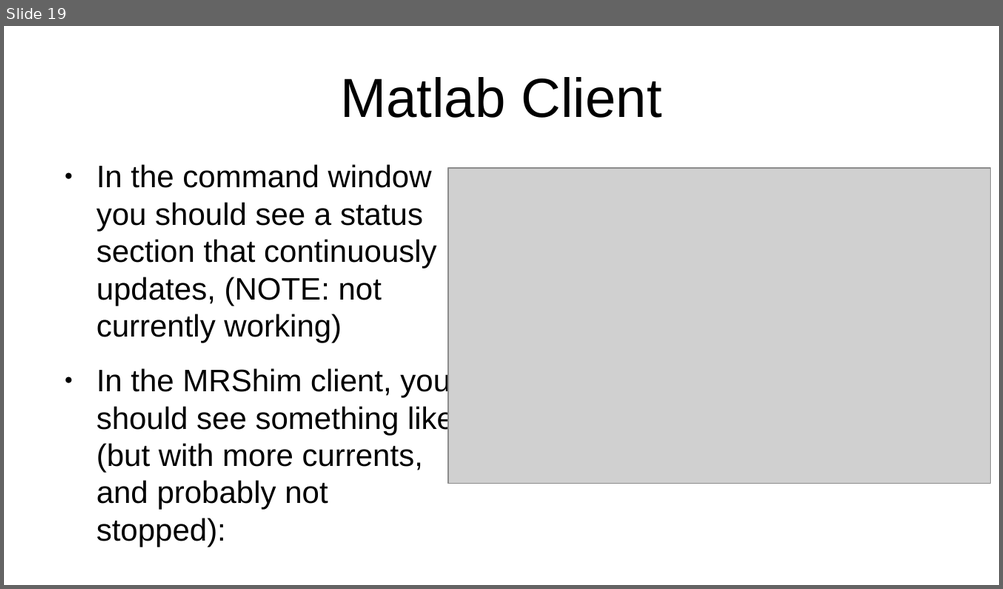
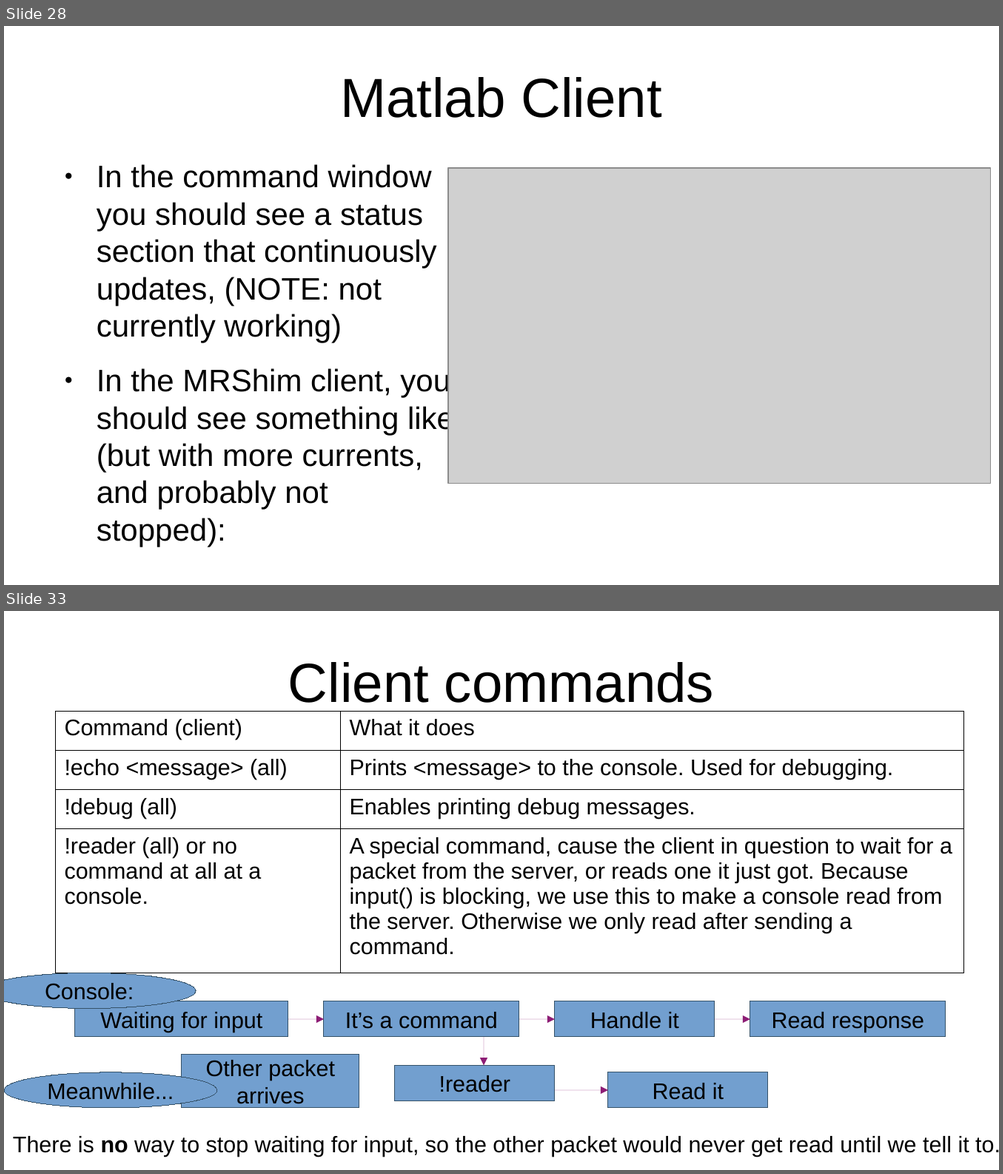
Before and after one commit to seventeenmagpie/skope-mrshim, a slide deck: shimmer/docs/user_guide_with_images.odp. Shown one above the other, each under a label of ours: slide 19 before the commit, slides 28 and 33 after it; the slides between them are not shown. The pictures are 1003x589 and 1003x1174 pixels, drawn with LibreOffice and Linux fonts; fonts in the diff are those of the drawing; grey boxes stand for pictures. Boxes give left, top, right and bottom in pixels: in the first picture for what was removed or moved away, otherwise in the second. Text is boxed around its words. In the diff, an @@ line names an element or a change of style, - is before the commit and + after.

Commit message:
- Fixed a bug where passing no currents to !shim caused a crash, now it    results in zero current across all channels,  - Made many many more documentation,

```diff
--- a/shimmer/docs/user_guide_with_images.odp
+++ b/shimmer/docs/user_guide_with_images.odp
@@ slide 33 added at <box>4,611,999,1170</box>, background #FFFFFF @@
@@ title added at <box>288,662,714,712</box>, 44 pt, text #000000 @@
+Client commands
@@ table added at <box>56,711,965,965</box>, 4 rows, 2 columns @@
+Command (client) | What it does
+!echo <message> (all) | Prints <message> to the console. Used for debugging.
+!debug (all) | Enables printing debug messages.
+!reader (all) or no command at all at a console. | A special command, cause the client in question to wait for a packet from the server, or reads one it just got. Because input() is blocking, we use this to make a console read from the server. Otherwise we only read after sending a command.
@@ ellipse added at <box>4,974,196,1009</box>, fill #729FCF, outline #355269 0 pt, 18 pt, text #000000 @@
+Console:
@@ rectangle added at <box>75,1002,288,1037</box>, fill #729FCF, outline #355269 0 pt, 18 pt, text #000000 @@
+Waiting for input
@@ rectangle added at <box>324,1002,519,1037</box>, fill #729FCF, outline #355269 0 pt, 18 pt, text #000000 @@
+It’s a command
@@ rectangle added at <box>555,1002,714,1037</box>, fill #729FCF, outline #355269 0 pt, 18 pt, text #000000 @@
+Handle it
@@ rectangle added at <box>751,1002,946,1037</box>, fill #729FCF, outline #355269 0 pt, 18 pt, text #000000 @@
+Read response
@@ arrow added from (288, 1019) to (324, 1019), #8D1D75 0 pt @@
@@ arrow added from (519, 1019) to (555, 1019), #8D1D75 0 pt @@
@@ arrow added from (714, 1019) to (751, 1019), #8D1D75 0 pt @@
@@ arrow added from (484, 1037) to (484, 1066), #8D1D75 0 pt @@
@@ ellipse added at <box>4,1073,217,1108</box>, fill #729FCF, outline #355269 0 pt, 18 pt, text #000000 @@
+Meanwhile...
@@ rectangle added at <box>182,1055,360,1108</box>, fill #729FCF, outline #355269 0 pt, 18 pt, text #000000 @@
+Other packet arrives
@@ rectangle added at <box>395,1066,555,1101</box>, fill #729FCF, outline #355269 0 pt, 18 pt, text #000000 @@
+!reader
@@ rectangle added at <box>608,1073,768,1108</box>, fill #729FCF, outline #355269 0 pt, 18 pt, text #000000 @@
+Read it
@@ arrow added from (555, 1091) to (608, 1091), #8D1D75 0 pt @@
@@ text added at <box>13,1136,999,1157</box>, 18 pt, text #000000 @@
+There is no way to stop waiting for input, so the other packet would never get read until we tell it to.
@@ what was slide 19 is now slide 28 @@
```
Also in this commit, not shown: 8 slides changed, 23 other slides added, 2 slides removed, 4 other files.
